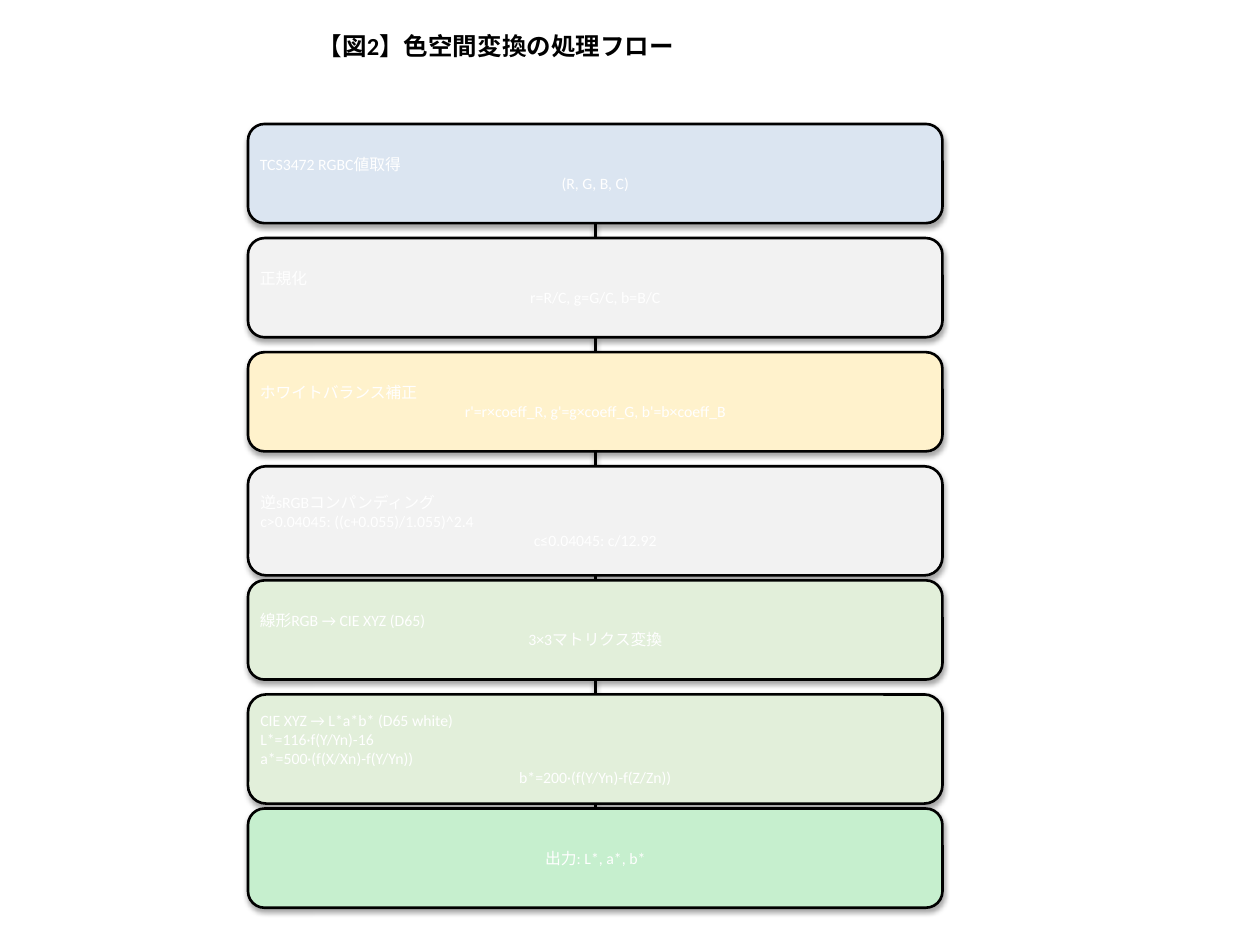
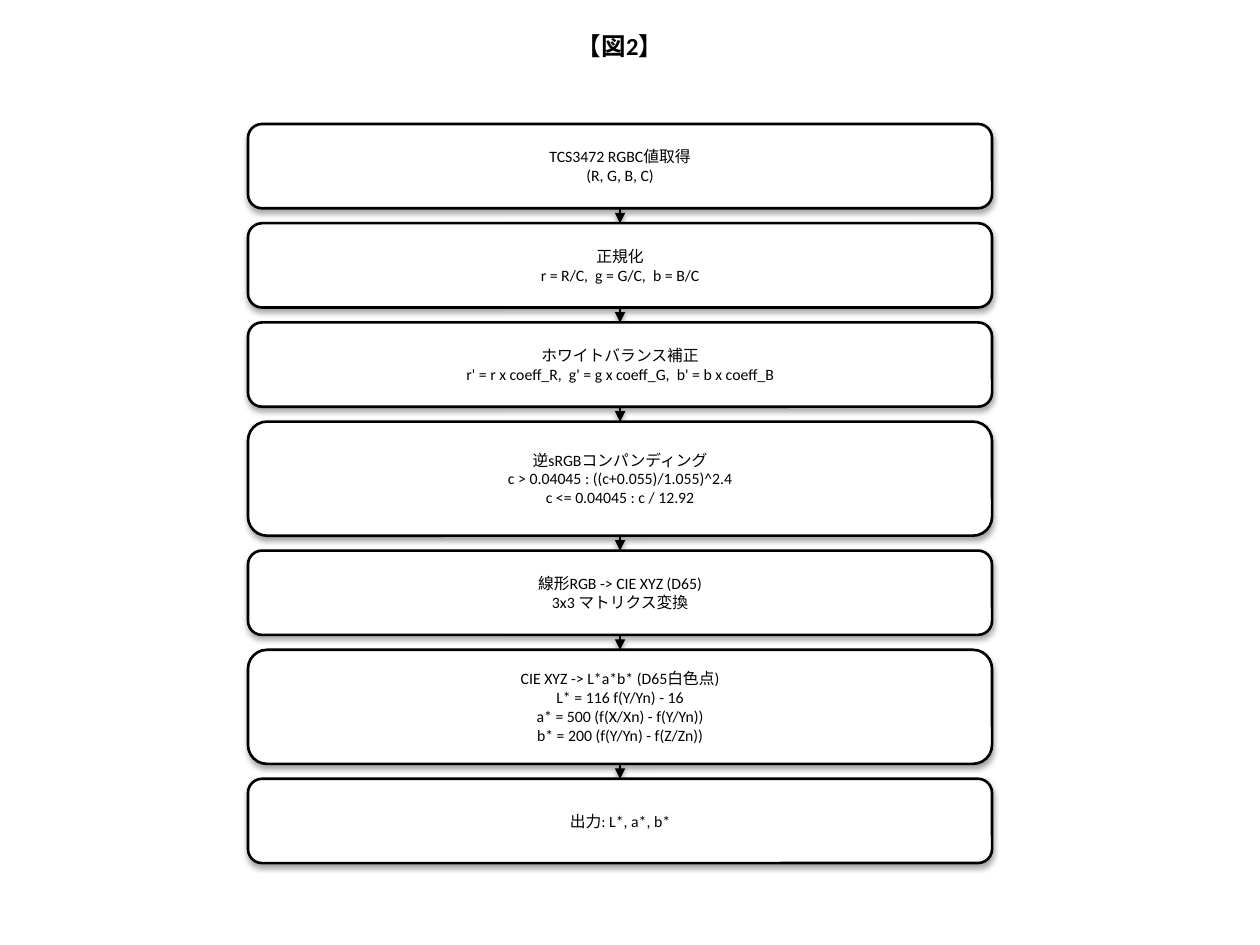
Before and after one commit to bougtoir/medical-accident-its-analysis, a slide deck: slide 2 of color_cooking_concept/filing_docs/patent_figures.pptx. Drawn at 1260x945 pixels with LibreOffice and Linux fonts; fonts in the diff are those of the drawing. Boxes give left, top, right and bottom in pixels: in the first picture for what was removed or moved away, otherwise in the second. Text is boxed around its words. In the diff, an @@ line names an element or a change of style, - is before the commit and + after.

```diff
--- a/color_cooking_concept/filing_docs/patent_figures.pptx
+++ b/color_cooking_concept/filing_docs/patent_figures.pptx
@@ text at <box>577,34,663,58</box>: text changed @@
-【図2】色空間変換の処理フロー
+【図2】
@@ rounded rectangle "TCS3472 RGBC値取得": place and size @@
-rounded rectangle "TCS3472 RGBC値取得" at <box>248,123,942,223</box>
+rounded rectangle "TCS3472 RGBC値取得" at <box>248,123,993,208</box>
@@ rounded rectangle "TCS3472 RGBC値取得" at <box>248,123,993,208</box>: fill #DBE5F1 to #FFFFFF @@
@@ text in rounded rectangle at <box>549,149,691,183</box>: text added @@
+TCS3472 RGBC値取得
+(R, G, B, C)
@@ line moved from (595, 223) - (595, 238) to (620, 208) - (620, 223) @@
@@ line (620, 208) - (620, 223): line to arrow @@
@@ rounded rectangle "正規化": place and size @@
-rounded rectangle "正規化" at <box>248,238,942,338</box>
+rounded rectangle "正規化" at <box>248,223,993,307</box>
@@ rounded rectangle "正規化" at <box>248,223,993,307</box>: fill #F2F2F2 to #FFFFFF @@
@@ text in rounded rectangle at <box>541,249,699,284</box>: text added @@
+正規化
+r = R/C, g = G/C, b = B/C
@@ rounded rectangle "ホワイトバランス補正": place and size @@
-rounded rectangle "ホワイトバランス補正" at <box>248,353,942,452</box>
+rounded rectangle "ホワイトバランス補正" at <box>248,323,993,407</box>
@@ rounded rectangle "ホワイトバランス補正" at <box>248,323,993,407</box>: fill #FFF2CC to #FFFFFF @@
@@ line moved from (595, 338) - (595, 353) to (620, 307) - (620, 323) @@
@@ line (620, 307) - (620, 323): line to arrow @@
@@ text in rounded rectangle at <box>466,347,774,383</box>: text added @@
+ホワイトバランス補正
+r' = r x coeff_R, g' = g x coeff_G, b' = b x coeff_B
@@ line moved from (595, 451) - (595, 466) to (620, 407) - (620, 422) @@
@@ line (620, 407) - (620, 422): line to arrow @@
@@ rounded rectangle "逆sRGBコンパンディング" at <box>248,422,993,537</box>: fill #F2F2F2 to #FFFFFF @@
@@ rounded rectangle "逆sRGBコンパンディング": place and size @@
-rounded rectangle "逆sRGBコンパンディング" at <box>248,466,942,576</box>
+rounded rectangle "逆sRGBコンパンディング" at <box>248,422,993,537</box>
@@ text in rounded rectangle at <box>508,452,732,503</box>: text added @@
+逆sRGBコンパンディング
+c > 0.04045 : ((c+0.055)/1.055)^2.4
+c <= 0.04045 : c / 12.92
@@ line moved from (595, 576) - (595, 591) to (620, 536) - (620, 551) @@
@@ line (620, 536) - (620, 551): line to arrow @@
@@ rounded rectangle "線形RGB -> CIE XYZ (D65)": place and size @@
-rounded rectangle "線形RGB -> CIE XYZ (D65)" at <box>248,581,942,680</box>
+rounded rectangle "線形RGB -> CIE XYZ (D65)" at <box>248,551,993,635</box>
@@ rounded rectangle "線形RGB -> CIE XYZ (D65)" at <box>248,551,993,635</box>: fill #E2EFDA to #FFFFFF @@
@@ text in rounded rectangle at <box>538,575,702,610</box>: text added @@
+線形RGB -> CIE XYZ (D65)
+3x3 マトリクス変換
@@ rounded rectangle "CIE XYZ -> L*a*b* (D65白色点)" at <box>248,650,993,765</box>: fill #E2EFDA to #FFFFFF @@
@@ rounded rectangle "CIE XYZ -> L*a*b* (D65白色点)": place and size @@
-rounded rectangle "CIE XYZ -> L*a*b* (D65白色点)" at <box>248,694,942,804</box>
+rounded rectangle "CIE XYZ -> L*a*b* (D65白色点)" at <box>248,650,993,765</box>
@@ line moved from (595, 679) - (595, 694) to (620, 635) - (620, 650) @@
@@ line (620, 635) - (620, 650): line to arrow @@
@@ text in rounded rectangle at <box>521,671,719,743</box>: text added @@
+CIE XYZ -> L*a*b* (D65白色点)
+L* = 116 f(Y/Yn) - 16
+a* = 500 (f(X/Xn) - f(Y/Yn))
+b* = 200 (f(Y/Yn) - f(Z/Zn))
@@ rounded rectangle "出力: L*, a*, b*": place and size @@
-rounded rectangle "出力: L*, a*, b*" at <box>248,809,942,908</box>
+rounded rectangle "出力: L*, a*, b*" at <box>248,779,993,863</box>
@@ rounded rectangle "出力: L*, a*, b*" at <box>248,779,993,863</box>: fill #C6EFCE to #FFFFFF @@
@@ line moved from (595, 804) - (595, 819) to (620, 764) - (620, 779) @@
@@ line (620, 764) - (620, 779): line to arrow @@
@@ text in rounded rectangle at <box>570,813,670,829</box>: text added @@
+出力: L*, a*, b*
```
Also in this commit, not shown: 6 other slides changed, 1 other file.
